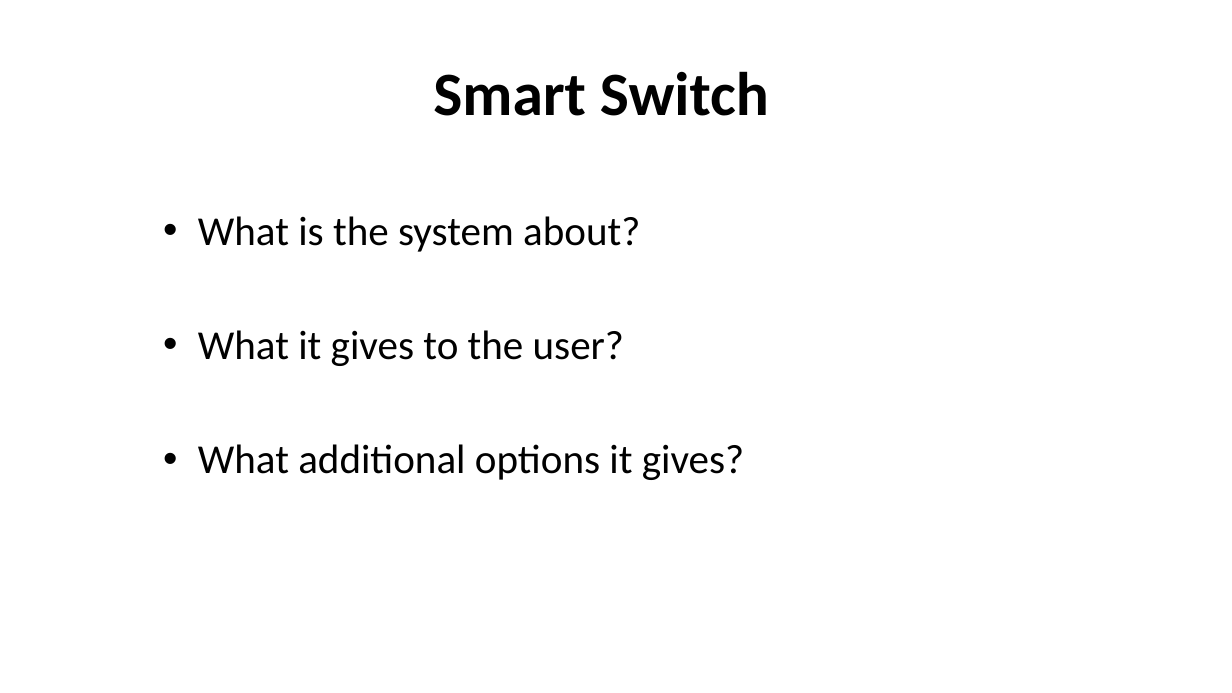
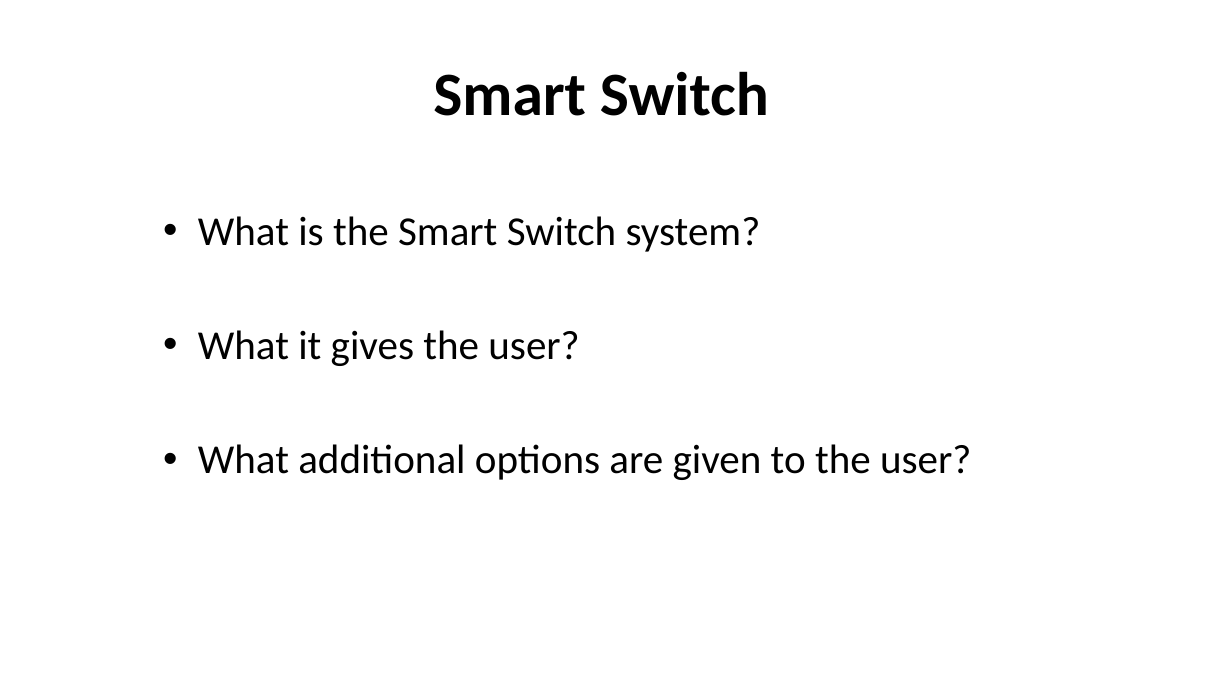
Before and after one commit to Aviel212/SmartSwitch, a slide deck: slide 1 of Project Submission/Presentation/INTRO slides.pptx. Drawn at 1232x693 pixels with LibreOffice and Linux fonts; fonts in the diff are those of the drawing. Boxes give left, top, right and bottom in pixels: in the first picture for what was removed or moved away, otherwise in the second. Text is boxed around its words. In the diff, an @@ line names an element or a change of style, - is before the commit and + after.

```diff
--- a/Project Submission/Presentation/INTRO slides.pptx
+++ b/Project Submission/Presentation/INTRO slides.pptx
@@ subtitle at (x1=198, y1=216, x2=971, y2=480): text changed @@
-• What is the system about?
-• What it gives to the user?
-• What additional options it gives?
+• What is the Smart Switch system?
+• What it gives the user?
+• What additional options are given to the user?
```
Also in this commit, not shown: 1 other slide changed.
